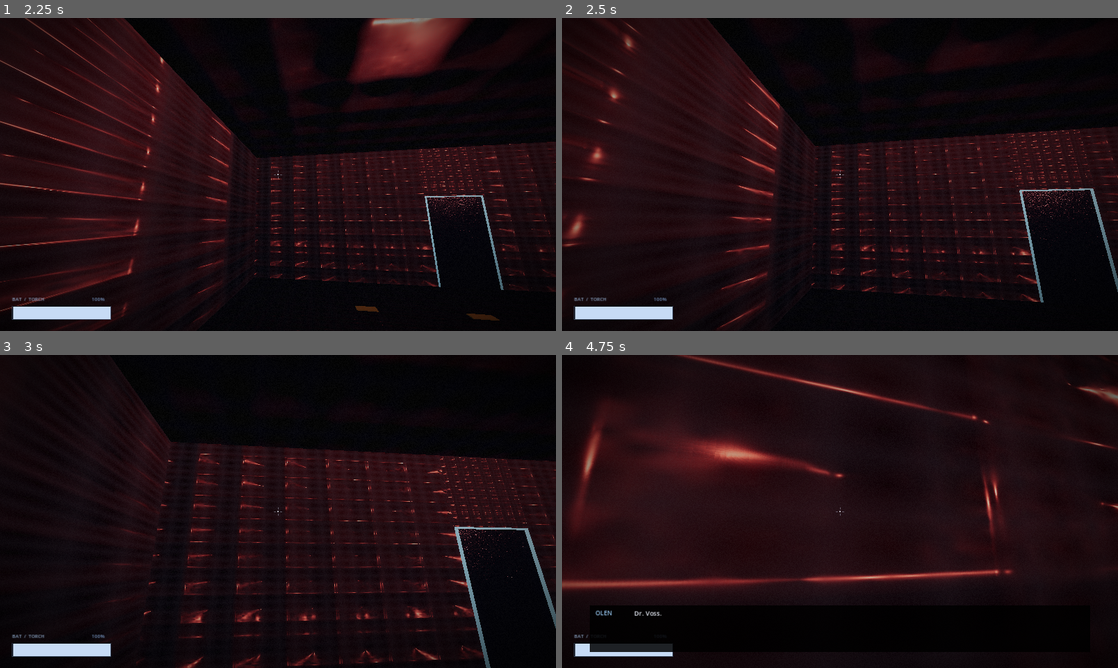
Above: before the commit, frames 1-4 (two rows, left to right).
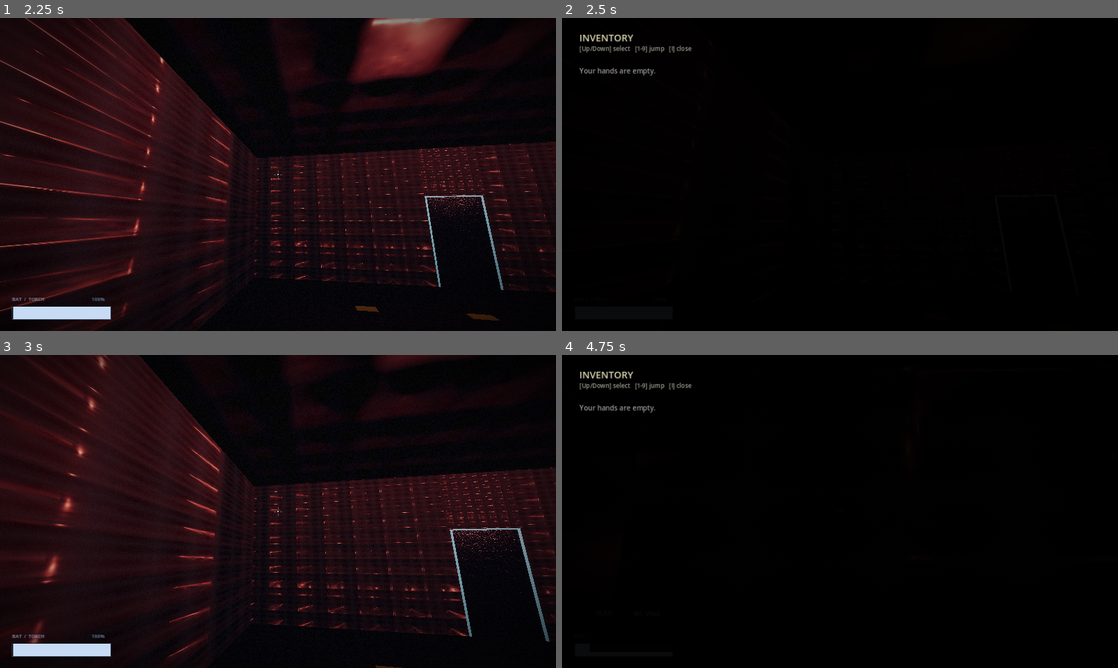
Above: after the commit, the same moments.

Repository: jakob265/horror
Game: Godot game, scene res://scenes/main.tscn
Two runs of this game, one before a commit and one after it. Both use one fixed random seed, a clock stepped at 60 frames per second and the inputs below.
Inputs (mouse positions are in pixels of both pictures, inside the frame that each line leads up to):
- Up to frame 1 (2.25 s): click "ACCEPT TRANSMISSION" at 0.5 s; tap Enter at 1.25 s; move the mouse to (305, 174) at 1.27 s; hold W (move_forward) from 1.28 s (still down); tap 1 at 1.35 s; tap Space at 1.52 s; tap 9 at 1.55, 2.1 s; move the mouse to (250, 174) at 2.02 s
- Up to frame 2 (2.5 s): keep holding W (move_forward); tap Space at 2.27 s; tap I at 2.3 s
- Up to frame 3 (3 s): keep holding W (move_forward); move the mouse to (289, 505) at 2.77 s; tap I at 2.85 s
- Up to frame 4 (4.75 s): keep holding W (move_forward); tap 1 at 3.05 s; move the mouse to (834, 517) at 3.52 s; tap Ctrl (crouch) at 3.6 s; tap Space at 3.77, 4.52 s; tap 9 at 3.8 s; move the mouse to (878, 514) at 4.27 s; tap E (interact) at 4.35 s; tap I at 4.55 s

Frame 1 is identical in both runs. In frame 2, 45% of the frame differs, in the area x 0-100%, y 0-100%; in frame 3, 18%; in frame 4, 61%, in the area x 0-100%, y 0-97%.

Commit message:
Add inventory system (items, pickups, screen)
Foundational layer for the rebuild's keys/tools/puzzles. InventoryData holds
item definitions; InventoryManager tracks stackable held items, drives an
[I] inventory screen (mirrors the journal), and emits add/remove signals.
Adds a "collect_item" interactable kind for world pickups, and guards the
interaction manager while the inventory modal is open.

https://claude.ai/code/session_01HfxPrm2HXwdjVL4tw9a6S6

Diff:
--- a/godot/autoload/interaction_manager.gd
+++ b/godot/autoload/interaction_manager.gd
@@ -40,7 +40,7 @@
 func _physics_process(_dt: float) -> void:
 	if camera == null:
 		return
-	if modal_open or NotesManager.is_open:
+	if modal_open or NotesManager.is_open or InventoryManager.is_open:
 		prompt_label.text = ""
 		_current_target = null
 		return
@@ -75,6 +75,8 @@
 # --- Input dispatch ---------------------------------------------------------
 
 func handle_input(event: InputEvent) -> void:
+	if InventoryManager.is_open:
+		return
 	if event is InputEventKey and event.pressed and not event.echo:
 		if event.keycode == KEY_E:
 			if _examine_root != null:
@@ -118,6 +120,9 @@
 			ent.set_meta("interact_used", true)
 		"collect_note":
 			NotesManager.collect(data["note_id"])
+			ent.queue_free()
+		"collect_item":
+			InventoryManager.add(data.get("item_id", ""))
 			ent.queue_free()
 		"read_terminal":
 			_open_terminal(data.get("title", "TERMINAL"), data.get("text", ""))
--- /dev/null
+++ b/godot/autoload/inventory_data.gd
@@ -0,0 +1,51 @@
+extends Node
+# Static definitions for physical inventory items. Mirrors NotesData.
+# category drives the tint in the inventory screen:
+#   "key" | "tool" | "part" | "fuel" | "consumable" | "misc"
+
+const ALL := {
+	"spare_battery": {
+		"name": "Spare Battery",
+		"category": "consumable",
+		"desc": "A cold-stiff lithium cell, half its charge gone. Snaps into the flashlight to reload it.",
+	},
+	"diesel_can": {
+		"name": "Diesel Can",
+		"category": "fuel",
+		"desc": "A dented jerry can, maybe a third full. The fumes sting your eyes. The generators run on this.",
+	},
+	"ceramic_fuse": {
+		"name": "Ceramic Fuse",
+		"category": "part",
+		"desc": "A 30-amp ceramic fuse, still intact. Whatever drew through the last one left it black and split.",
+	},
+	"valve_handle": {
+		"name": "Valve Handle",
+		"category": "tool",
+		"desc": "A heavy iron wheel-handle, pried loose from a bracket. Fits the stripped spindles down in the plant.",
+	},
+	"bolt_cutters": {
+		"name": "Bolt Cutters",
+		"category": "tool",
+		"desc": "Long-armed cutters, jaws pitted with rust. Built for a chain or a padlock.",
+	},
+	"dorm_key": {
+		"name": "Dormitory Key",
+		"category": "key",
+		"desc": "A worn brass key on a fob of red tape, marked 'BUNKS' in marker.",
+	},
+	"signal_flare": {
+		"name": "Signal Flare",
+		"category": "consumable",
+		"desc": "A road flare, cap intact. Burns red and furious for a few minutes. Only one strike in it.",
+	},
+}
+
+
+func get_item(id: String) -> Dictionary:
+	return ALL.get(id, {})
+
+
+func name_of(id: String) -> String:
+	var d: Dictionary = ALL.get(id, {})
+	return d.get("name", id)
--- /dev/null
+++ b/godot/autoload/inventory_manager.gd
@@ -0,0 +1,233 @@
+extends Node
+# Holds the player's physical items and drives the inventory screen.
+# Mirrors NotesManager; item definitions live in InventoryData.
+
+signal item_added(item_id: String)
+signal item_removed(item_id: String)
+
+var counts: Dictionary = {}        # id -> int (stackable)
+var order: Array[String] = []      # display order (insertion)
+var active_item := ""              # highlighted item (for "use on world")
+var is_open := false
+
+var _root: Control = null
+var _toast: Label = null
+var _ui_layer: CanvasLayer = null
+var _sel := 0
+
+
+func setup(ui_layer: CanvasLayer) -> void:
+	_ui_layer = ui_layer
+	_toast = Label.new()
+	_toast.add_theme_font_size_override("font_size", 18)
+	_toast.add_theme_color_override("font_color", Color(0.86, 0.84, 0.66))
+	_toast.modulate.a = 0.0
+	_toast.anchor_left = 0.74
+	_toast.anchor_top = 0.11
+	_ui_layer.add_child(_toast)
+
+
+func reset() -> void:
+	if is_open:
+		close()
+	counts.clear()
+	order.clear()
+	active_item = ""
+	_sel = 0
+
+
+# --- Item state -----------------------------------------------------------
+
+func has(id: String) -> bool:
+	return counts.get(id, 0) > 0
+
+
+func count(id: String) -> int:
+	return counts.get(id, 0)
+
+
+func add(id: String, n: int = 1) -> void:
+	if not InventoryData.ALL.has(id):
+		push_warning("InventoryManager: unknown item id '%s'" % id)
+		return
+	if not counts.has(id):
+		order.append(id)
+	counts[id] = counts.get(id, 0) + n
+	AudioManager.note_chime()
+	_show_toast("Picked up: " + InventoryData.name_of(id))
+	emit_signal("item_added", id)
+	if is_open:
+		_rebuild()
+
+
+func remove(id: String, n: int = 1) -> bool:
+	if counts.get(id, 0) < n:
+		return false
+	counts[id] -= n
+	if counts[id] <= 0:
+		counts.erase(id)
+		order.erase(id)
+		if active_item == id:
+			active_item = ""
+	emit_signal("item_removed", id)
+	if is_open:
+		_sel = clampi(_sel, 0, maxi(0, order.size() - 1))
+		_rebuild()
+	return true
+
+
+func _show_toast(txt: String) -> void:
+	_toast.text = txt
+	var tween := create_tween()
+	tween.tween_property(_toast, "modulate:a", 1.0, 0.25)
+	tween.tween_interval(2.0)
+	tween.tween_property(_toast, "modulate:a", 0.0, 0.7)
+
+
+# --- Screen ---------------------------------------------------------------
+
+func toggle() -> void:
+	if is_open:
+		close()
+	else:
+		open()
+
+
+func open() -> void:
+	if is_open or NotesManager.is_open or InteractionManager.modal_open:
+		return
+	is_open = true
+	GameState.push_modal()
+	Input.mouse_mode = Input.MOUSE_MODE_VISIBLE
+	_sel = clampi(_sel, 0, maxi(0, order.size() - 1))
+	if not order.is_empty():
+		active_item = order[_sel]
+	_rebuild()
+
+
+func close() -> void:
+	if _root and is_instance_valid(_root):
+		_root.queue_free()
+		_root = null
+	if is_open:
+		is_open = false
+		GameState.pop_modal()
+		Input.mouse_mode = Input.MOUSE_MODE_CAPTURED
+
+
+func _rebuild() -> void:
+	if _root and is_instance_valid(_root):
+		_root.queue_free()
+	_root = _build()
+	_ui_layer.add_child(_root)
+
+
+func _build() -> Control:
+	var root := Control.new()
+	root.anchor_right = 1.0
+	root.anchor_bottom = 1.0
+	var bg := ColorRect.new()
+	bg.color = Color(0, 0, 0, 0.95)
+	bg.anchor_right = 1.0
+	bg.anchor_bottom = 1.0
+	root.add_child(bg)
+
+	var header := Label.new()
+	header.text = "INVENTORY"
+	header.add_theme_font_size_override("font_size", 22)
+	header.add_theme_color_override("font_color", Color(0.86, 0.84, 0.70))
+	header.position = Vector2(40, 30)
+	root.add_child(header)
+
+	var hint := Label.new()
+	hint.text = "[Up/Down] select   [1-9] jump   [I] close"
+	hint.add_theme_font_size_override("font_size", 14)
+	hint.add_theme_color_override("font_color", Color(0.62, 0.62, 0.58))
+	hint.position = Vector2(40, 60)
+	root.add_child(hint)
+
+	if order.is_empty():
+		var none := Label.new()
+		none.text = "Your hands are empty."
+		none.add_theme_color_override("font_color", Color(0.6, 0.6, 0.6))
+		none.position = Vector2(40, 110)
+		root.add_child(none)
+		return root
+
+	var y := 110.0
+	for i in order.size():
+		var id := order[i]
+		var d: Dictionary = InventoryData.ALL[id]
+		var sel := i == _sel
+		var row := Label.new()
+		var n: int = counts[id]
+		var label_txt := "%d. %s" % [i + 1, d.get("name", id)]
+		if n > 1:
+			label_txt += "  x%d" % n
+		row.text = ("> " if sel else "   ") + label_txt
+		var col: Color = _cat_color(d.get("category", "misc")) if sel else Color(0.78, 0.78, 0.78)
+		row.add_theme_color_override("font_color", col)
+		row.position = Vector2(40, y)
+		root.add_child(row)
+		y += 34
+
+	var sid := order[_sel]
+	var sd: Dictionary = InventoryData.ALL[sid]
+	var dt := Label.new()
+	dt.text = sd.get("name", sid)
+	dt.add_theme_font_size_override("font_size", 20)
+	dt.add_theme_color_override("font_color", _cat_color(sd.get("category", "misc")))
+	dt.position = Vector2(620, 110)
+	root.add_child(dt)
+
+	var cat := Label.new()
+	cat.text = "(" + str(sd.get("category", "misc")).to_upper() + ")"
+	cat.add_theme_font_size_override("font_size", 13)
+	cat.add_theme_color_override("font_color", Color(0.62, 0.64, 0.66))
+	cat.position = Vector2(620, 140)
+	root.add_child(cat)
+
+	var desc := Label.new()
+	desc.text = sd.get("desc", "")
+	desc.add_theme_font_size_override("font_size", 14)
+	desc.add_theme_color_override("font_color", Color(0.86, 0.86, 0.86))
+	desc.position = Vector2(620, 174)
+	desc.size = Vector2(560, 420)
+	desc.autowrap_mode = TextServer.AUTOWRAP_WORD_SMART
+	root.add_child(desc)
+	return root
+
+
+func _cat_color(cat: String) -> Color:
+	match cat:
+		"key": return Color(0.86, 0.78, 0.45)
+		"tool": return Color(0.72, 0.80, 0.88)
+		"part": return Color(0.82, 0.64, 0.46)
+		"fuel": return Color(0.90, 0.68, 0.36)
+		"consumable": return Color(0.64, 0.84, 0.64)
+		_: return Color(0.80, 0.80, 0.80)
+
+
+# --- Input (routed from main) ---------------------------------------------
+
+func handle_input(event: InputEvent) -> void:
+	if not is_open:
+		return
+	if event is InputEventKey and event.pressed and not event.echo:
+		var k := int(event.keycode)
+		if k == KEY_E or k == KEY_ESCAPE:
+			close()
+		elif k == KEY_UP and not order.is_empty():
+			_set_sel((_sel - 1 + order.size()) % order.size())
+		elif k == KEY_DOWN and not order.is_empty():
+			_set_sel((_sel + 1) % order.size())
+		elif k >= KEY_1 and k <= KEY_9:
+			var idx := int(k) - int(KEY_1)
+			if idx < order.size():
+				_set_sel(idx)
+
+
+func _set_sel(idx: int) -> void:
+	_sel = idx
+	active_item = order[_sel]
+	_rebuild()
--- a/godot/project.godot
+++ b/godot/project.godot
@@ -16,6 +16,8 @@
 GameState="*res://autoload/game_state.gd"
 NotesData="*res://autoload/notes_data.gd"
 NotesManager="*res://autoload/notes_manager.gd"
+InventoryData="*res://autoload/inventory_data.gd"
+InventoryManager="*res://autoload/inventory_manager.gd"
 InteractionManager="*res://autoload/interaction_manager.gd"
 OlenManager="*res://autoload/olen_manager.gd"
 ShapeTracker="*res://autoload/shape_tracker.gd"
--- a/godot/scripts/main.gd
+++ b/godot/scripts/main.gd
@@ -21,6 +21,7 @@
 func _ready() -> void:
 	process_mode = Node.PROCESS_MODE_ALWAYS
 	NotesManager.setup(ui_layer)
+	InventoryManager.setup(ui_layer)
 	OlenManager.setup(ui_layer)
 	SceneRouter.setup(world_root, fader)
 	_setup_postfx()
@@ -65,6 +66,7 @@
 		main_menu = null
 	HorrorShape.reset_session()
 	GameState.reset_for_new_game()
+	InventoryManager.reset()
 	ScareDirector.reset()
 	# Player
 	if player == null:
@@ -101,7 +103,13 @@
 			if event.keycode == KEY_ESCAPE:
 				_close_debug_warp()
 			return
+		if event.keycode == KEY_I and player and not in_ending and main_menu == null and not is_paused and not NotesManager.is_open and not InteractionManager.modal_open:
+			InventoryManager.toggle()
+			return
 		if event.keycode == KEY_ESCAPE:
+			if InventoryManager.is_open:
+				InventoryManager.close()
+				return
 			if NotesManager.is_open:
 				NotesManager.close()
 				return
@@ -122,6 +130,7 @@
 			return
 	# Route to subsystems
 	NotesManager.handle_input(event)
+	InventoryManager.handle_input(event)
 	InteractionManager.handle_input(event)
 	if player and player.has_method("handle_input"):
 		player.handle_input(event)
